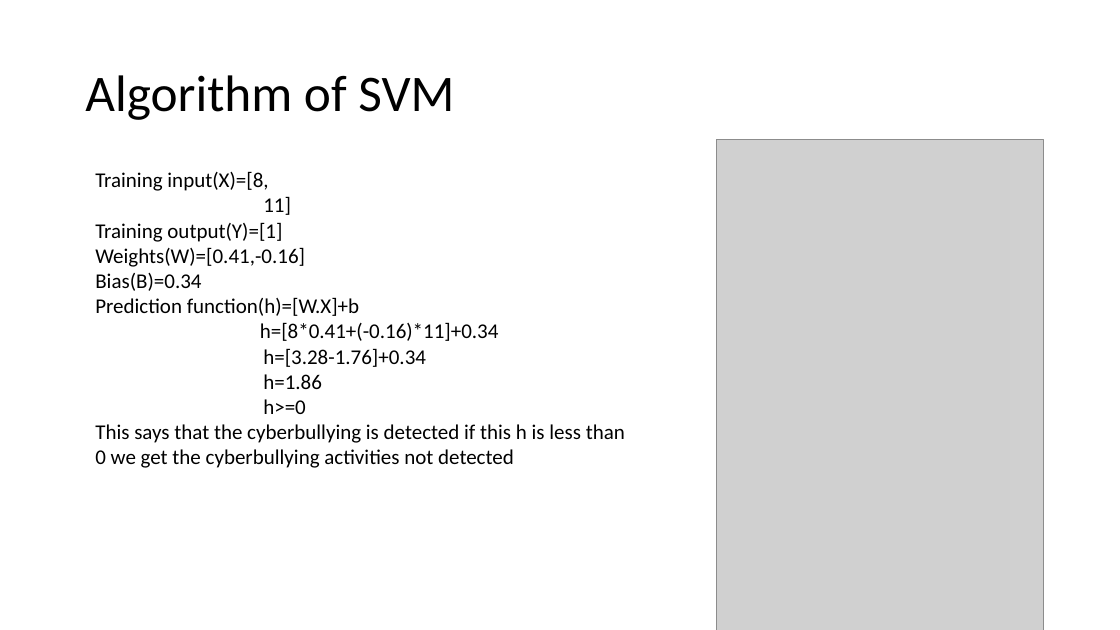
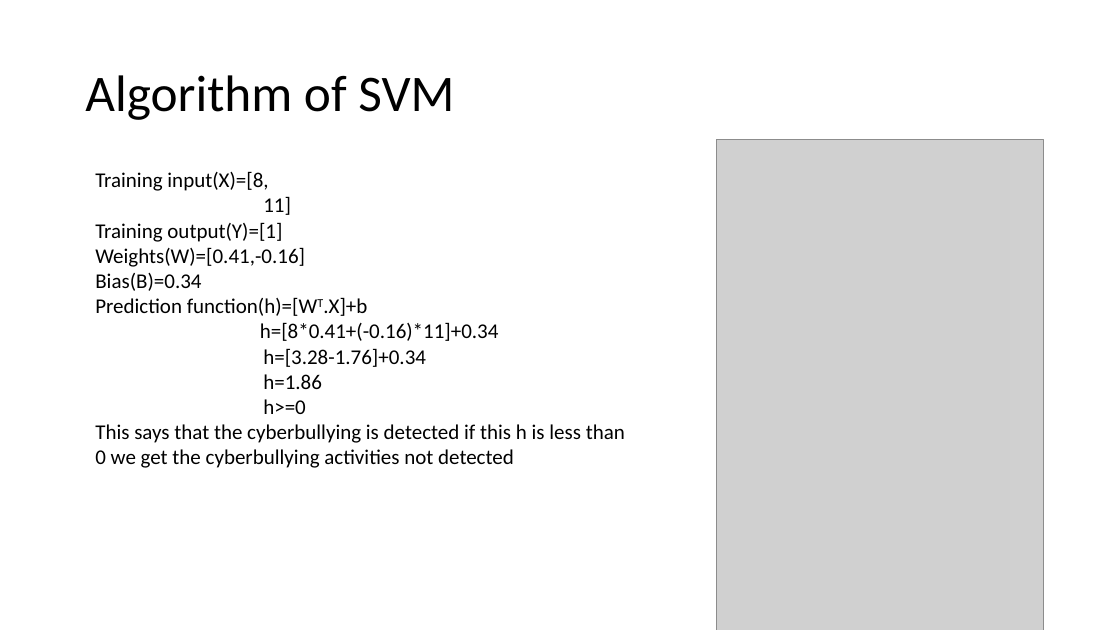
Before and after one commit to harshagarwal2245/Cyberbullying-detection-using-ml, a slide deck: slide 27 of Refrences/Cyberbullying detection using ml.pptx (slide 23 before the commit). Drawn at 1120x630 pixels with LibreOffice and Linux fonts; fonts in the diff are those of the drawing; grey boxes stand for pictures. Boxes give left, top, right and bottom in pixels: in the first picture for what was removed or moved away, otherwise in the second. Text is boxed around its words. In the diff, an @@ line names an element or a change of style, - is before the commit and + after.

```diff
--- a/Refrences/Cyberbullying detection using ml.pptx
+++ b/Refrences/Cyberbullying detection using ml.pptx
@@ text at <box>95,297,367,316</box>: text changed @@
-Prediction function(h)=[W.X]+b
+Prediction function(h)=[WT.X]+b
```
Also in this commit, not shown: 4 other slides changed, 7 slides added, 2 slides removed, 11 other files.
